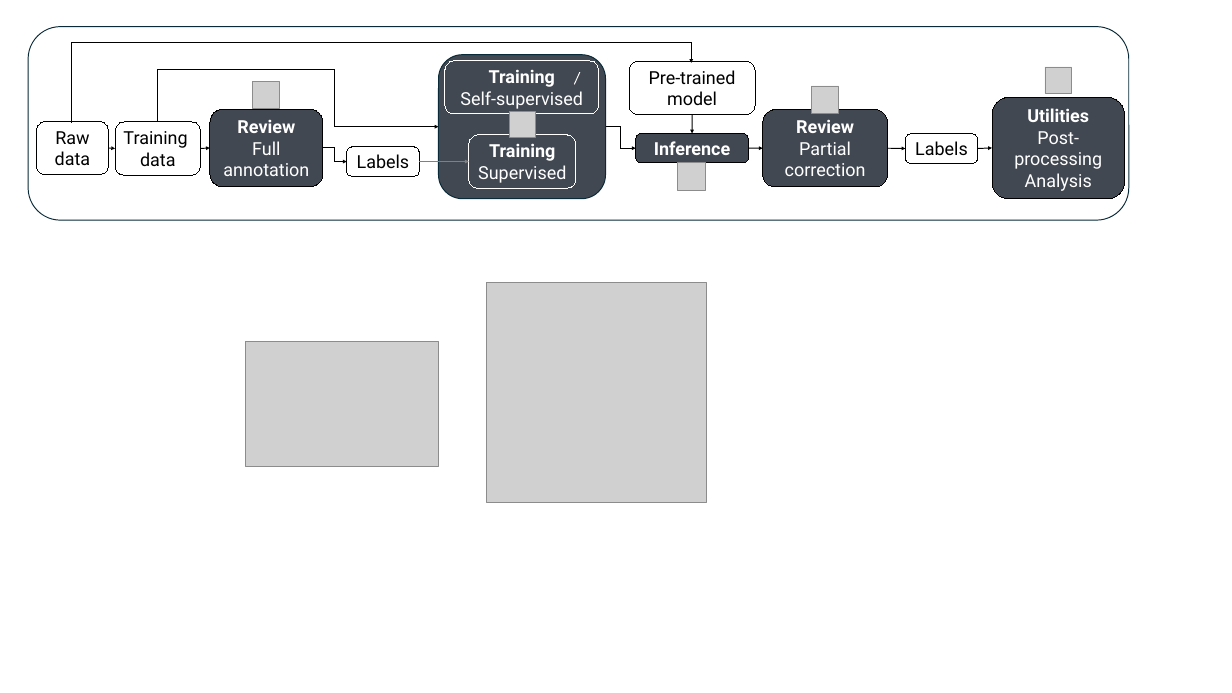
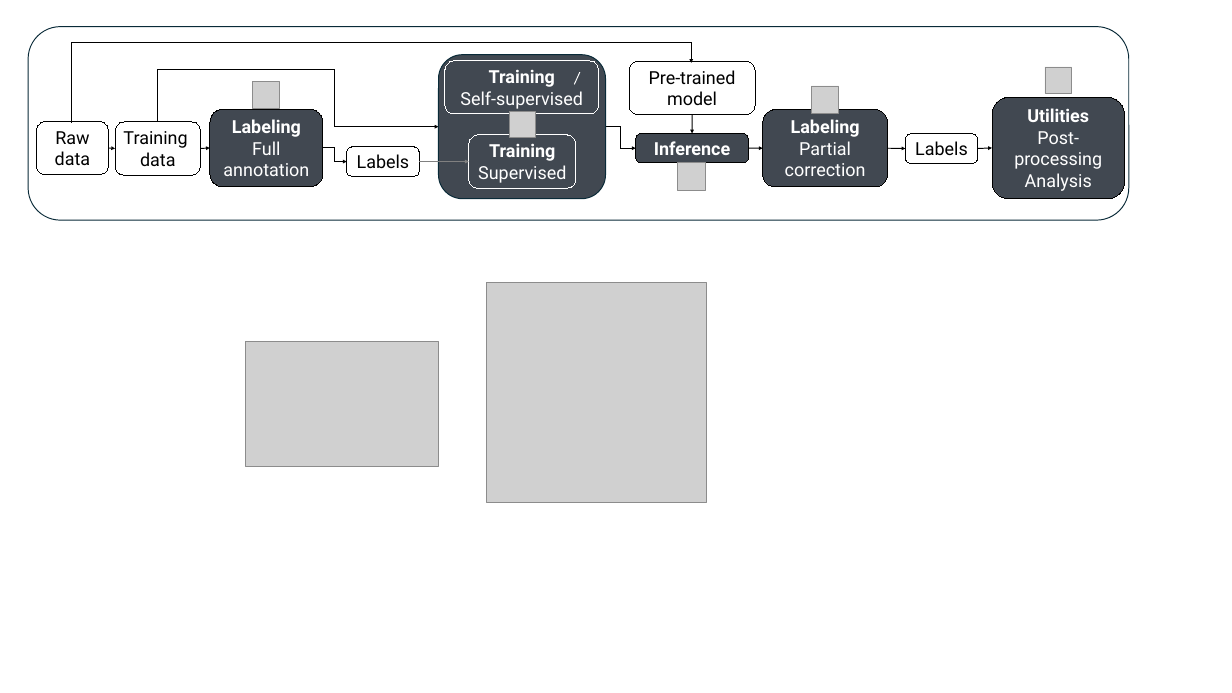
Before and after one commit to C-Achard/cellseg3d-figures, a slide deck: slide 1 of other/workflow.pptx. Drawn at 1232x693 pixels with LibreOffice and Linux fonts; fonts in the diff are those of the drawing; grey boxes stand for pictures; background and template pictures are left out. Boxes give left, top, right and bottom in pixels: in the first picture for what was removed or moved away, otherwise in the second. Text is boxed around its words. In the diff, an @@ line names an element or a change of style, - is before the commit and + after.

```diff
--- a/other/workflow.pptx
+++ b/other/workflow.pptx
@@ text in rounded rectangle at [232,119,301,137]: text changed @@
-Review
+Labeling
@@ text in rounded rectangle at [791,119,860,137]: text changed @@
-Review
+Labeling
```
Also in this commit, not shown: 1 other file.
